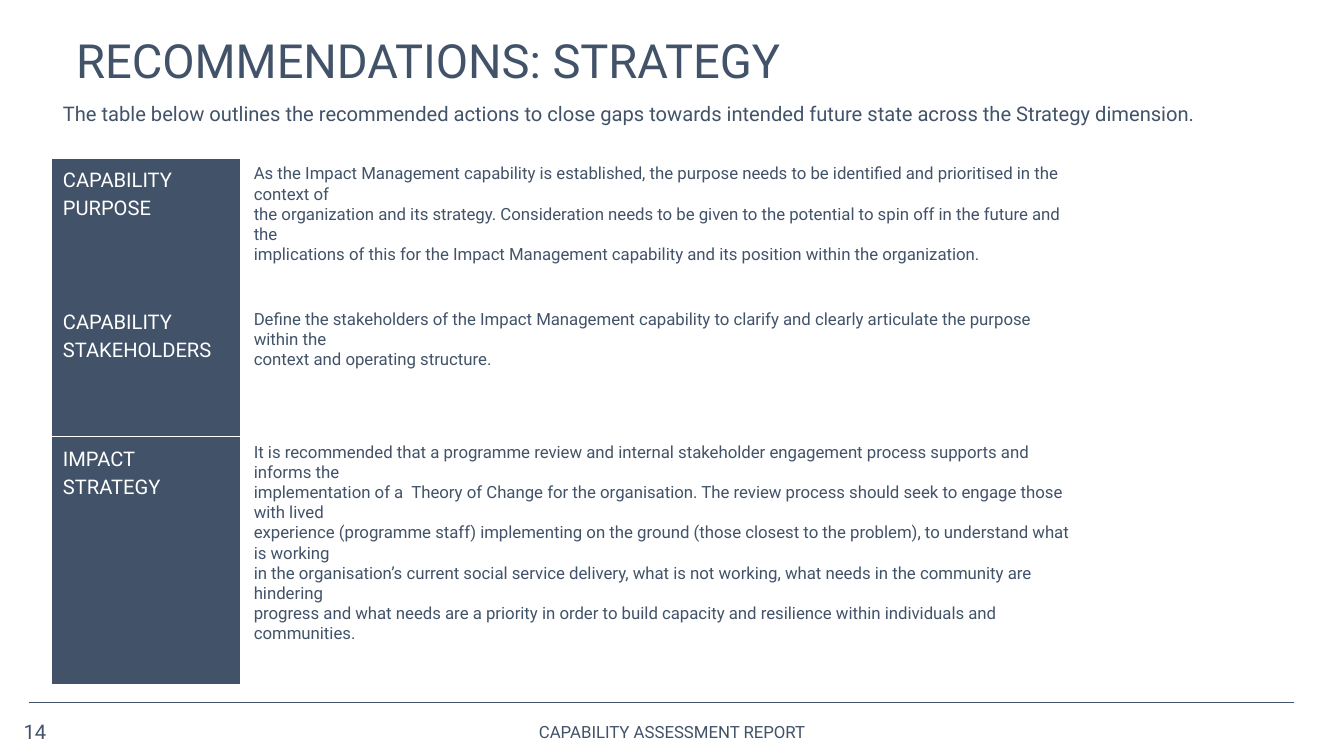
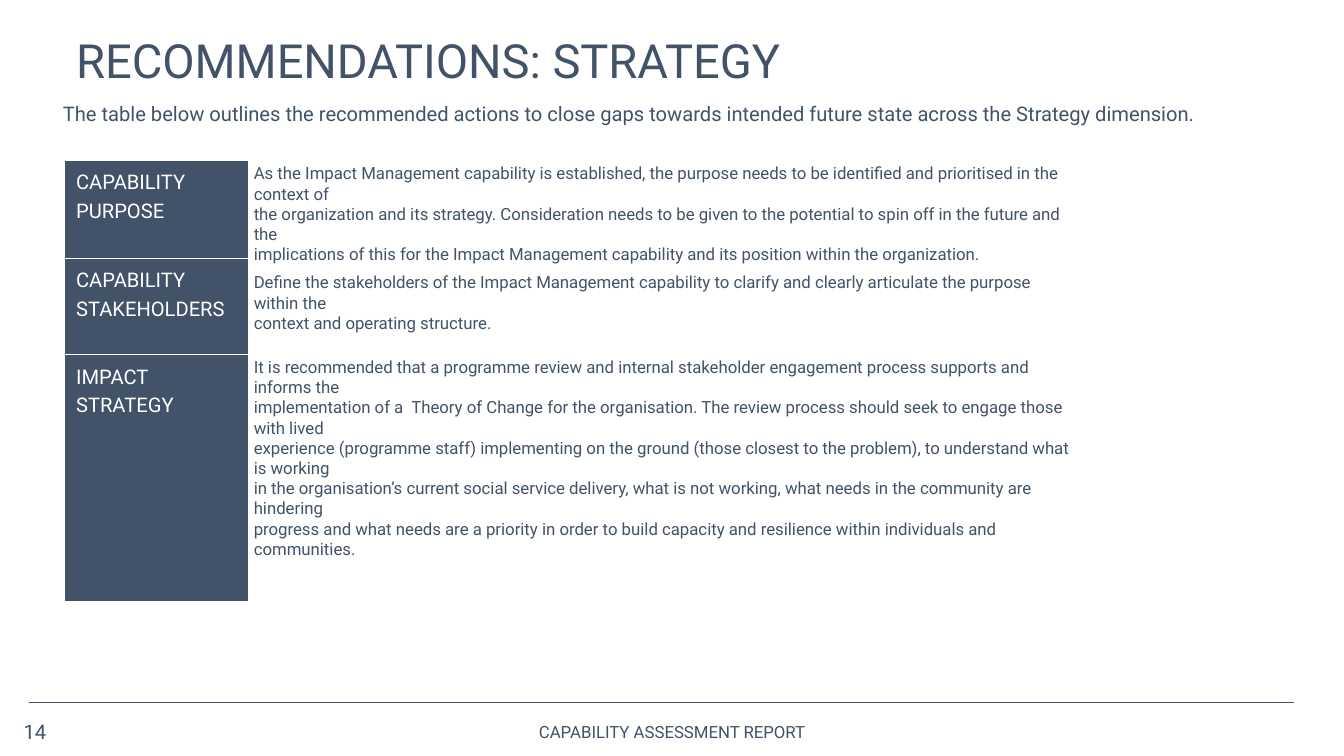
Before and after one commit to opus-meum/power-automate, a slide deck: slide 14 of Capability Assessment Report.pptx. Drawn at 1344x756 pixels with LibreOffice and Linux fonts; fonts in the diff are those of the drawing; background and template pictures are left out. Boxes give left, top, right and bottom in pixels: in the first picture for what was removed or moved away, otherwise in the second. Text is boxed around its words. In the diff, an @@ line names an element or a change of style, - is before the commit and + after.

```diff
--- a/Capability Assessment Report.pptx
+++ b/Capability Assessment Report.pptx
@@ table at box(64, 161, 1280, 602) @@
-row 1: CAPABILITY PURPOSE / CAPABILITY STAKEHOLDERS | 
+row 1: CAPABILITY PURPOSE | 
+row 2: CAPABILITY STAKEHOLDERS | 
@@ table: place and size @@
-table at box(51, 158, 1303, 691)
+table at box(64, 161, 1280, 602)
@@ text "Define the stakeholders of the ...": place and size @@
-text "Define the stakeholders of the ..." at box(254, 312, 1031, 369)
+text "Define the stakeholders of the ..." at box(254, 275, 1031, 333)
@@ text "It is recommended that a ...": place and size @@
-text "It is recommended that a ..." at box(254, 445, 1068, 639)
+text "It is recommended that a ..." at box(254, 360, 1068, 555)
```
Also in this commit, not shown: 12 other slides changed, 1 slide added, 2 slides removed, 1 other file.
